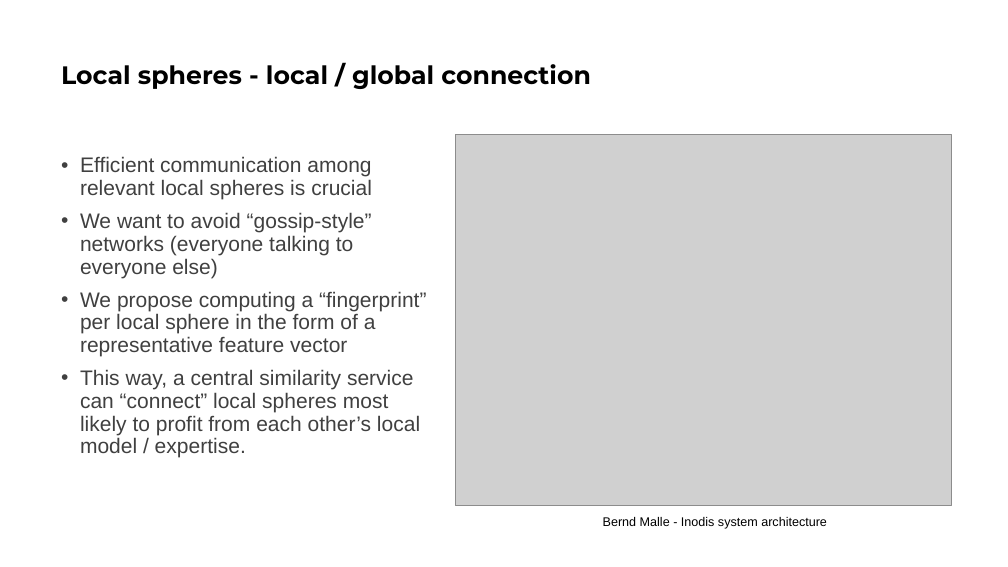
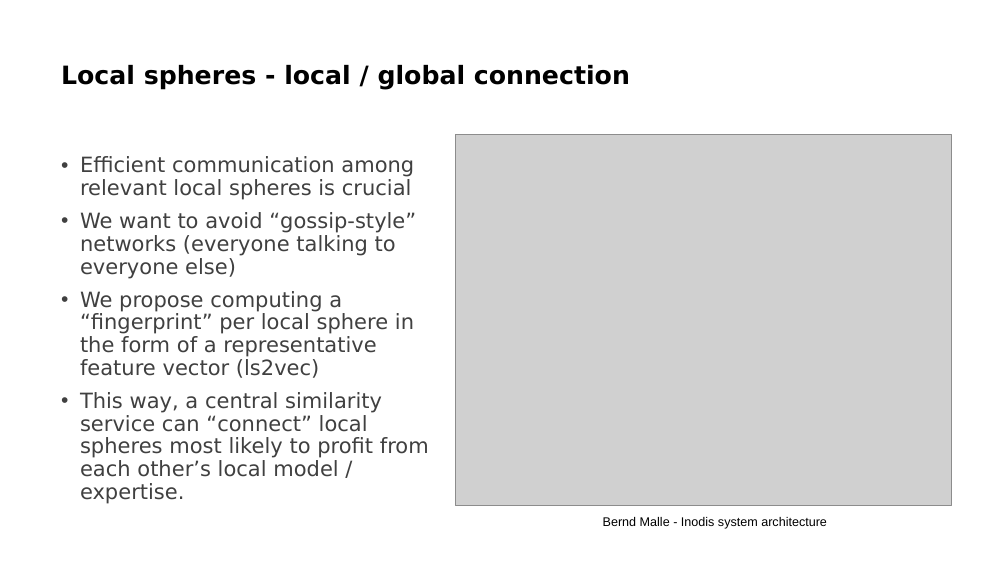
Before and after one commit to cassinius/phd-presentations, a slide deck: slide 8 of 2020/graph_parallelism_types_EU/EU_presentation.pptx. Drawn at 1008x567 pixels with LibreOffice and Linux fonts; fonts in the diff are those of the drawing; grey boxes stand for pictures. Boxes give left, top, right and bottom in pixels: in the first picture for what was removed or moved away, otherwise in the second. Text is boxed around its words. In the diff, an @@ line names an element or a change of style, - is before the commit and + after.

```diff
--- a/2020/graph_parallelism_types_EU/EU_presentation.pptx
+++ b/2020/graph_parallelism_types_EU/EU_presentation.pptx
@@ title "Local spheres - local / ..." at (61, 65, 630, 90): font Montserrat to DejaVu Sans @@
@@ text at (80, 156, 429, 504): font Arial to DejaVu Sans in "Efficient communication among relevant local spheres is ...", "We want to avoid “gossip-style” networks (everyone ...", "This way, a central similarity service can ..." @@
@@ text at (80, 291, 414, 378): text changed; font Arial to DejaVu Sans @@
-• We propose computing a “fingerprint” per local sphere in the form of a representative feature vector
+• We propose computing a “fingerprint” per local sphere in the form of a representative feature vector (ls2vec)
```
Also in this commit, not shown: 8 other slides changed, 1 other file.
